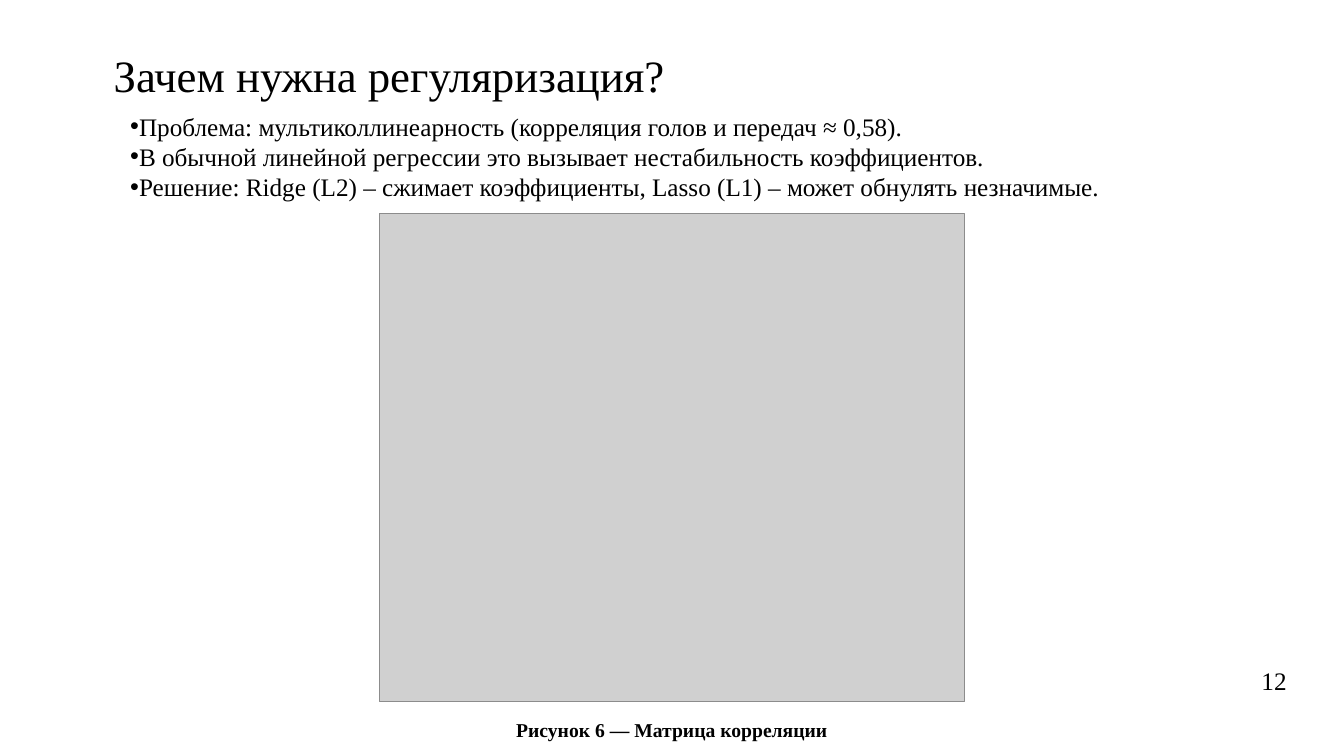
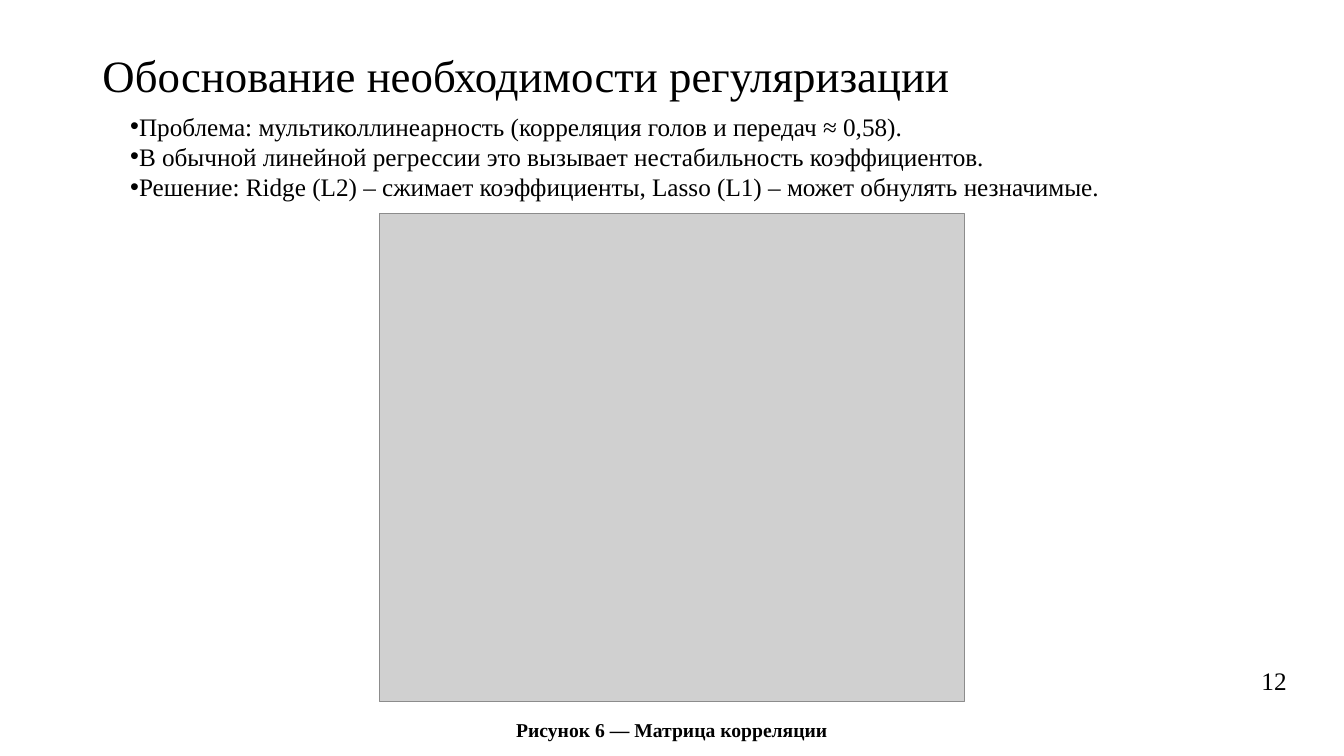
Before and after one commit to Kirill010/RTU-MIREA, a slide deck: slide 12 of 4 курс/8 семестр/Преддипломная практика/010304_22И1429_Ким_КС_презентация_предзащита.pptx. Drawn at 1344x756 pixels with LibreOffice and Linux fonts; fonts in the diff are those of the drawing; grey boxes stand for pictures. Boxes give left, top, right and bottom in pixels: in the first picture for what was removed or moved away, otherwise in the second. Text is boxed around its words. In the diff, an @@ line names an element or a change of style, - is before the commit and + after.

```diff
--- a/4 курс/8 семестр/Преддипломная практика/010304_22И1429_Ким_КС_презентация_предзащита.pptx
+++ b/4 курс/8 семестр/Преддипломная практика/010304_22И1429_Ким_КС_презентация_предзащита.pptx
@@ text at (102, 60, 949, 102): text changed @@
-Зачем нужна регуляризация?
+Обоснование необходимости регуляризации
```
Also in this commit, not shown: 1 other slide changed, 5 other files.
